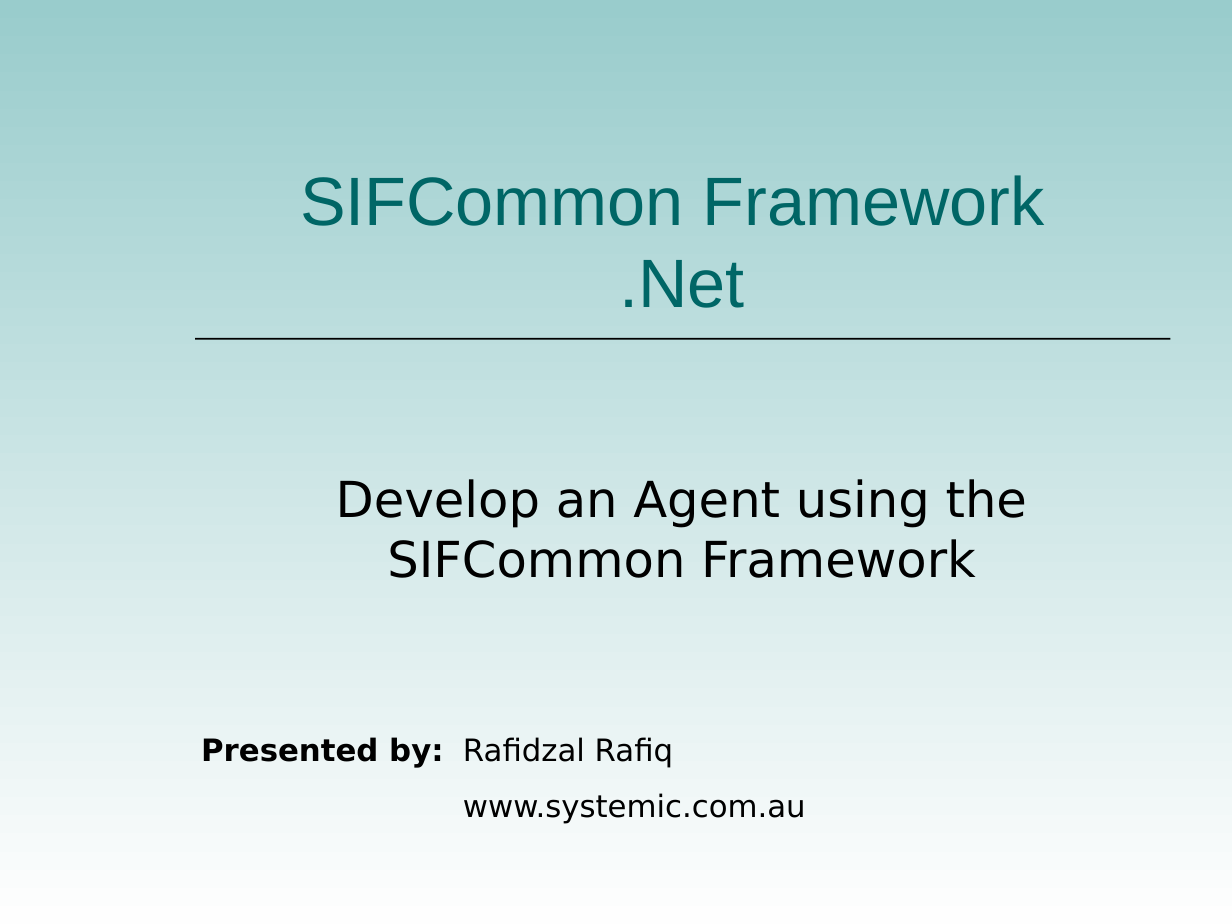
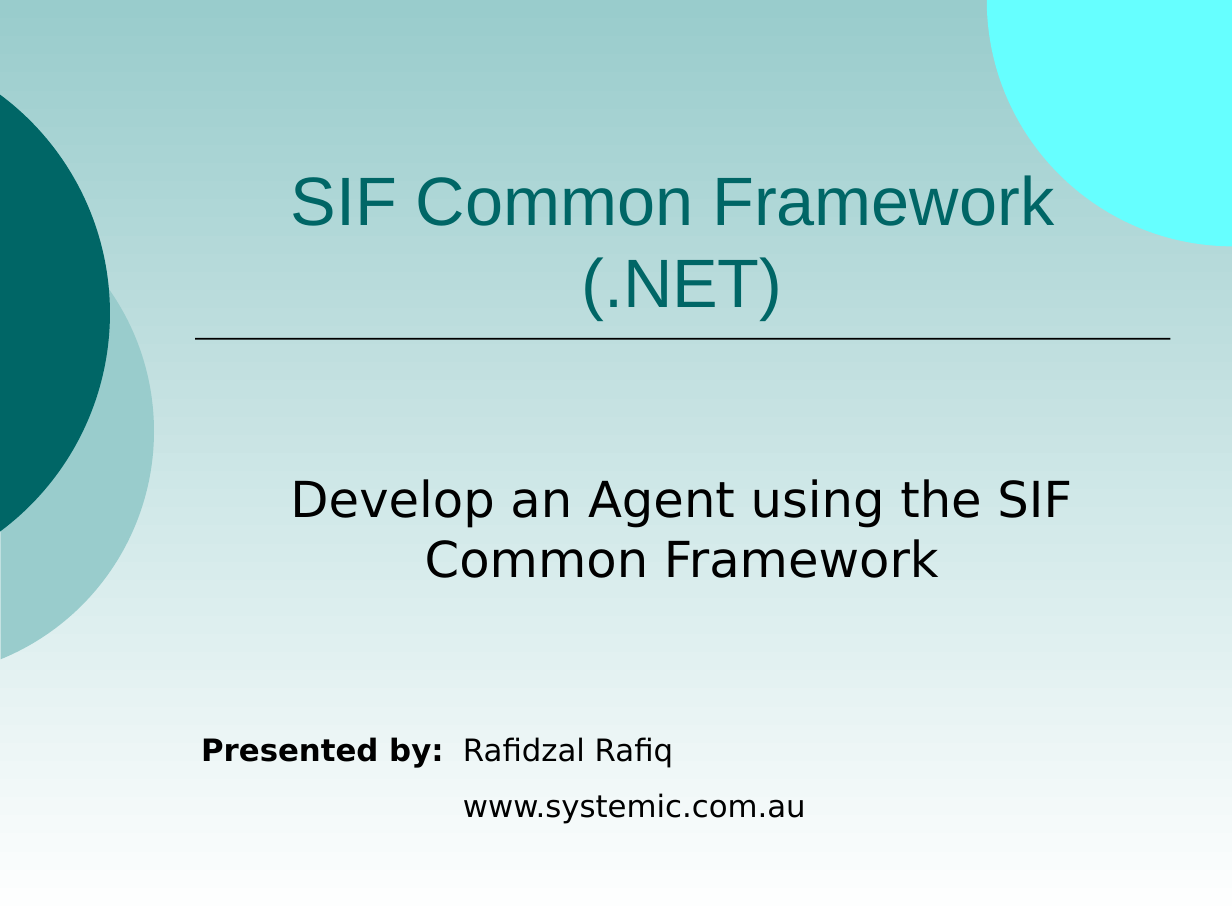
Before and after one commit to nsip/SifBootCamp-dotNet, a slide deck: slide 1 of Documentation/Presentations/05-Agent Development-CSharp.ppt. Drawn at 1232x924 pixels with LibreOffice and Linux fonts; fonts in the diff are those of the drawing; background and template pictures are left out. Boxes give left, top, right and bottom in pixels: in the first picture for what was removed or moved away, otherwise in the second. Text is boxed around its words. In the diff, an @@ line names an element or a change of style, - is before the commit and + after.

```diff
--- a/Documentation/Presentations/05-Agent Development-CSharp.ppt
+++ b/Documentation/Presentations/05-Agent Development-CSharp.ppt
@@ background gradient #99CCCC to #FEFEFE to gradient #99CCCC to #FFFFFF @@
@@ outline redrawn in 3 elements at bbox=[987, 0, 1232, 246], bbox=[0, 185, 154, 678], bbox=[0, 41, 111, 585] @@
@@ title at bbox=[291, 175, 1054, 320]: text changed @@
-SIFCommon Framework
-.Net
+SIF Common Framework
+(.NET)
@@ subtitle at bbox=[290, 479, 1072, 578]: spaces changed @@
-Develop an Agent using the SIFCommon Framework
+Develop an Agent using the SIF Common Framework
```
Also in this commit, not shown: 4 other slides changed, 3 slides removed, 1 other file.
